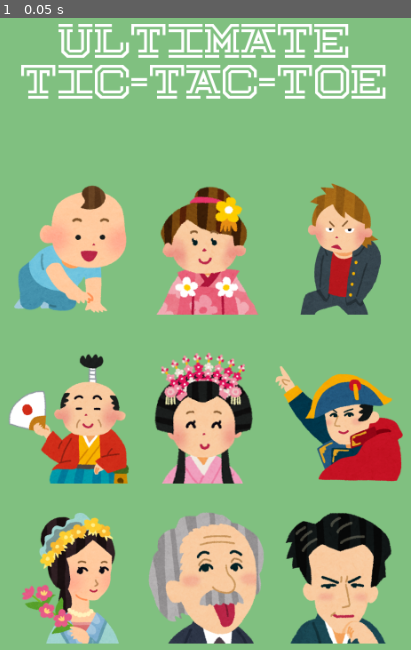
Above: before the commit, frame 1.
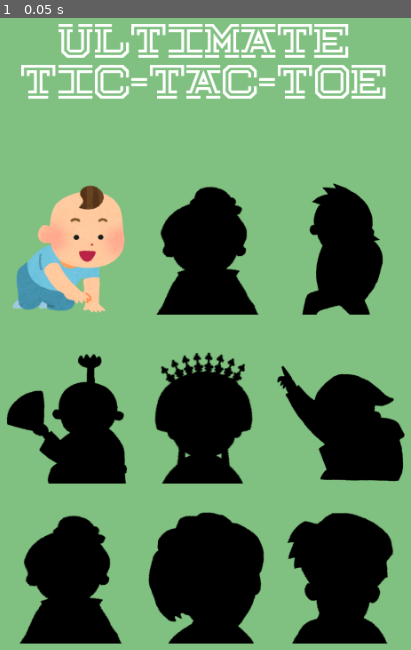
Above: after the commit, the same moment.

Repository: vivisuke/UltimateTicTacToe
Game: Godot game, scene res://top_scene.tscn
Two runs of this game, one before a commit and one after it. Both use one fixed random seed, a clock stepped at 60 frames per second and the inputs below.
Inputs:
- Up to frame 1 (0.05 s): no input

The runs differ from the first frame. In frame 1, 28% of the frame differs, in the area x 1-99%, y 26-100%.

Commit message:
0008 ◎ C 10/10 10/11 0.100│ToDo│すべての対戦相手画像サイズを 150x150 にし、スケールを 1.0 に 0009 ◎ C 10/10 10/11 0.100│ToDo│対戦相手ボタン：ディセーブル（影）画像設定

Diff:
--- a/UltimateTicTacToe/top_scene.tscn
+++ b/UltimateTicTacToe/top_scene.tscn
@@ -1,15 +1,22 @@
-[gd_scene load_steps=12 format=3 uid="uid://0exbauaimj6w"]
+[gd_scene load_steps=19 format=3 uid="uid://0exbauaimj6w"]
 
 [ext_resource type="FontFile" uid="uid://4jq07wtblejg" path="res://fonts/Hokjesgeest-PDGB.ttf" id="1_u6mje"]
 [ext_resource type="Texture2D" uid="uid://cycoj8n6i48gt" path="res://images/baby.png" id="2_ucpkx"]
 [ext_resource type="Texture2D" uid="uid://bc2x5mmihnnoq" path="res://images/youjo.png" id="3_0p426"]
 [ext_resource type="Texture2D" uid="uid://ck1j70mjl7gbq" path="res://images/furyo.png" id="4_m4fhy"]
+[ext_resource type="Texture2D" uid="uid://ckth31takpo56" path="res://images/youjo-shadow.png" id="4_rb7ie"]
 [ext_resource type="Texture2D" uid="uid://ci140rmp8vnyy" path="res://images/otonosama.png" id="5_gcbck"]
+[ext_resource type="Texture2D" uid="uid://bhlvkpw44ghkw" path="res://images/furyo-shadow.png" id="6_1hufm"]
 [ext_resource type="Texture2D" uid="uid://c1rnyd0t1q1yj" path="res://images/himesama.png" id="6_lxat2"]
 [ext_resource type="Texture2D" uid="uid://ltsyc7n3sy8q" path="res://images/napoleon.png" id="7_5lse0"]
 [ext_resource type="Texture2D" uid="uid://c6bu428ufkc22" path="res://images/youkihi.png" id="8_6aeln"]
+[ext_resource type="Texture2D" uid="uid://bh6ohylnpyigs" path="res://images/otonosama-shadow.png" id="8_8hpcp"]
 [ext_resource type="Texture2D" uid="uid://fyr3lkiyuquh" path="res://images/einstein.png" id="9_hngi6"]
+[ext_resource type="Texture2D" uid="uid://wof68l00ihjk" path="res://images/himesama-shadow.png" id="10_a4sdx"]
 [ext_resource type="Texture2D" uid="uid://5bskrw8ekl5f" path="res://images/akutagawa.png" id="10_egdgs"]
+[ext_resource type="Texture2D" uid="uid://dvmmsfjm0fkqv" path="res://images/napoleon-shadow.png" id="12_0w53q"]
+[ext_resource type="Texture2D" uid="uid://crfdylxmxpnnn" path="res://images/einstein-shadow.png" id="15_jgpj1"]
+[ext_resource type="Texture2D" uid="uid://cj360jxplagsv" path="res://images/akutagawa-shadow.png" id="17_cb8o2"]
 
 [sub_resource type="StyleBoxFlat" id="StyleBoxFlat_ae8hs"]
 bg_color = Color(1, 1, 1, 0)
@@ -39,9 +46,8 @@
 
 [node name="HBC1" type="HBoxContainer" parent="."]
 offset_top = 240.0
-offset_right = 1000.0
-offset_bottom = 540.0
-scale = Vector2(0.5, 0.5)
+offset_right = 500.0
+offset_bottom = 390.0
 alignment = 1
 
 [node name="TextureButton1" type="TextureButton" parent="HBC1"]
@@ -50,46 +56,60 @@
 
 [node name="TextureButton2" type="TextureButton" parent="HBC1"]
 layout_mode = 2
+disabled = true
 texture_normal = ExtResource("3_0p426")
+texture_disabled = ExtResource("4_rb7ie")
 
 [node name="TextureButton3" type="TextureButton" parent="HBC1"]
 layout_mode = 2
+disabled = true
 texture_normal = ExtResource("4_m4fhy")
+texture_disabled = ExtResource("6_1hufm")
 
 [node name="HBC2" type="HBoxContainer" parent="."]
 offset_top = 430.0
-offset_right = 1000.0
-offset_bottom = 730.0
-scale = Vector2(0.5, 0.5)
+offset_right = 500.0
+offset_bottom = 580.0
 alignment = 1
 
 [node name="TextureButton1" type="TextureButton" parent="HBC2"]
 layout_mode = 2
+disabled = true
 texture_normal = ExtResource("5_gcbck")
+texture_disabled = ExtResource("8_8hpcp")
 
 [node name="TextureButton2" type="TextureButton" parent="HBC2"]
 layout_mode = 2
+disabled = true
 texture_normal = ExtResource("6_lxat2")
+texture_disabled = ExtResource("10_a4sdx")
 
 [node name="TextureButton3" type="TextureButton" parent="HBC2"]
 layout_mode = 2
+disabled = true
 texture_normal = ExtResource("7_5lse0")
+texture_disabled = ExtResource("12_0w53q")
 
 [node name="HBC3" type="HBoxContainer" parent="."]
 offset_top = 610.0
-offset_right = 1000.0
-offset_bottom = 910.0
-scale = Vector2(0.5, 0.5)
+offset_right = 500.0
+offset_bottom = 760.0
 alignment = 1
 
 [node name="TextureButton1" type="TextureButton" parent="HBC3"]
 layout_mode = 2
+disabled = true
 texture_normal = ExtResource("8_6aeln")
+texture_disabled = ExtResource("4_rb7ie")
 
 [node name="TextureButton2" type="TextureButton" parent="HBC3"]
 layout_mode = 2
+disabled = true
 texture_normal = ExtResource("9_hngi6")
+texture_disabled = ExtResource("15_jgpj1")
 
 [node name="TextureButton3" type="TextureButton" parent="HBC3"]
 layout_mode = 2
+disabled = true
 texture_normal = ExtResource("10_egdgs")
+texture_disabled = ExtResource("17_cb8o2")
Binary file changed: UltimateTicTacToe/images/akutagawa-shadow.png
Binary file changed: UltimateTicTacToe/images/akutagawa.png
Binary file changed: UltimateTicTacToe/images/baby.png
Binary file changed: UltimateTicTacToe/images/einstein-shadow.png
Binary file changed: UltimateTicTacToe/images/einstein.png
Binary file changed: UltimateTicTacToe/images/furyo-shadow.png
Binary file changed: UltimateTicTacToe/images/furyo.png
Binary file changed: UltimateTicTacToe/images/himesama-shadow.png
Binary file changed: UltimateTicTacToe/images/himesama.png
Binary file changed: UltimateTicTacToe/images/napoleon-shadow.png
Binary file changed: UltimateTicTacToe/images/napoleon.png
Binary file changed: UltimateTicTacToe/images/otonosama-shadow.png
(and 6 more such lines)
